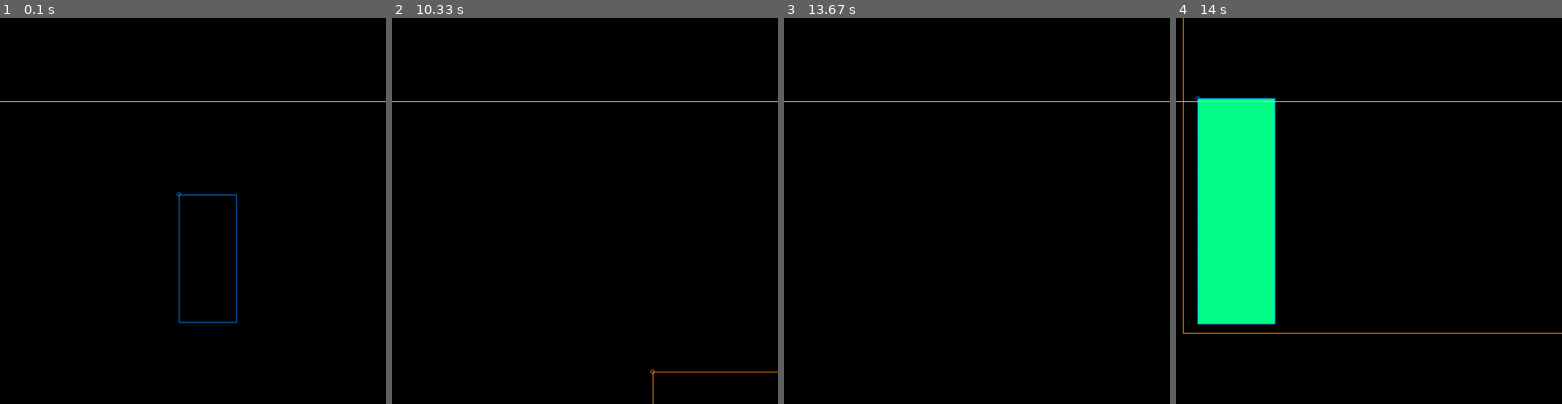
Above: before the commit, frames 1-4 (left to right).
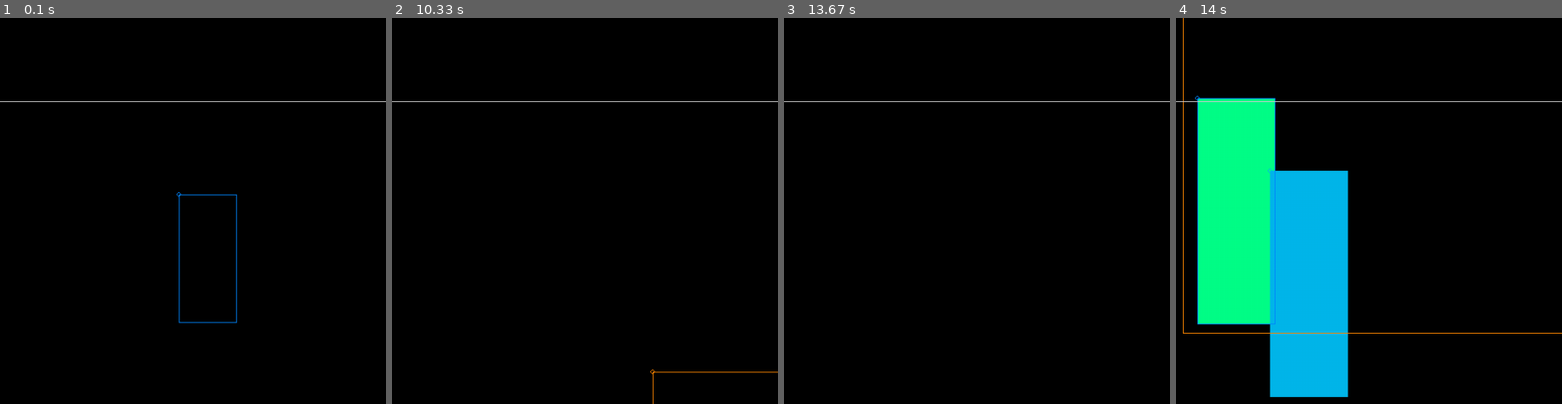
Above: after the commit, the same moments.

Repository: jancoufal/pyshards
Game: pygame game, started from interview-amazon-1.py
The game is run twice, just before and just after one commit, with the same random seed, the same clock (stepped at 60 frames per second) and the same inputs.
Inputs:
- Up to frame 1 (0.1 s): no input
- Up to frame 2 (10.33 s): tap Enter at 0.33, 1.6, 2.48, 4.72, 7.47 s; type "an" at 0.67 s; type "n" at 1.27 s; type "a" at 1.92 s; type "r" at 3.98 s; type "o" at 6.63 s; type "i" at 9.63 s
- Up to frame 3 (13.67 s): tap Enter at 10.53 s; type "t" at 12.87 s
- Up to frame 4 (14 s): tap Enter at 13.83 s
The pictures show only the part of the screen within x 0-50%, y 39-89%; the shares and areas given below are measured in that part.

Frames 1-3 are identical in both runs. In frame 4, 12% of the frame differs, in the area x 23-45%, y 38-99%.

Commit message:
amazon interview test - overlapping rectangles - two implementations

Diff:
--- a/interview-amazon-1.py
+++ b/interview-amazon-1.py
@@ -17,28 +17,32 @@
 
 	done = False
 	draw = True
+	clock = pygame.time.Clock()
 	while not done:
+
+		# clock.tick(100)
+		# draw = True
 
 		if draw:
 			draw = False
 
 			r1 = get_random_rect(*boundaries, ColorEnum.RECT_ORANGE)
 			r2 = get_random_rect(*boundaries, ColorEnum.RECT_BLUE)
+
 			r3 = get_overlapped_rect(r1, r2, ColorEnum.RECT_GREEN)
-
-			print(f"{r1}, {r2}, {r3}")
+			r4 = get_overlapped_rect_2(r1, r2, ColorEnum.RECT_CYAN)
+
+			print(f"{r1!r}, {r2!r}")
 
 			# draw & map to viewport
-
 			screen.fill(ColorEnum.BACKGROUND.color)
-
 			if r3 is not None:
 				draw_rect(screen, r3.move(*translate_by.xy), width=0)
+			if r4 is not None:
+				draw_rect(screen, r4.move(600, 600), width=0)
 			draw_rect(screen, r1.move(*translate_by.xy))
 			draw_rect(screen, r2.move(*translate_by.xy))
-
 			draw_axes(screen, translate_by)
-
 			pygame.display.flip()
 
 		for event in pygame.event.get():
@@ -76,6 +80,7 @@
 	return MyRect(x[0], y[0], x[1], y[1], color_enum)
 
 
+# my impl
 def get_overlapped_rect(r1, r2, color_enum):
 	x1, y1, x2, y2 = None, None, None, None
 
@@ -101,6 +106,25 @@
 
 	if x1 is None or y1 is None or x2 is None or y2 is None:
 		return None
+
+	return MyRect(x1, y1, x2, y2, color_enum)
+
+
+# https://www.geeksforgeeks.org/intersecting-rectangle-when-bottom-left-and-top-right-corners-of-two-rectangles-are-given/
+def get_overlapped_rect_2(r1, r2, color_enum):
+
+	# gives bottom-left point
+	x1 = max(r1.p1.x, r2.p1.x)
+	y1 = max(r1.p1.y, r2.p1.y)
+
+	# gives top-right point
+	x2 = min(r1.p2.x, r2.p2.x)
+	y2 = min(r1.p2.y, r2.p2.y)
+
+	# no intersection
+	if x1 > x2 or y1 > y2:
+		return None
+		# return MyRect(x1, y1, x2, y2, ColorEnum.RECT_RED)
 
 	return MyRect(x1, y1, x2, y2, color_enum)
 
@@ -142,6 +166,9 @@
 
 	def __str__(self):
 		return f"rectangle({self.p1}, {self.p2}, {self.color})"
+
+	def __repr__(self):
+		return f"MyRect({self.p1.x}, {self.p1.y}, {self.p2.x}, {self.p2.y}, {self.color})"
 
 	def _normalize_points(self):
 		p1 = MyPoint(min(self.p1.x, self.p2.x), min(self.p1.y, self.p2.y))
@@ -183,6 +210,7 @@
 	RECT_ORANGE = pygame.color.Color("#ff8800")
 	RECT_BLUE = pygame.color.Color("#0088ff")
 	RECT_GREEN = pygame.color.Color("#00ff88")
+	RECT_CYAN = pygame.color.Color("#00b7eb")
 	RECT_RED = pygame.color.Color("#ff0000")
 	AXIS_X = pygame.color.Color("#cccccc")
 	AXIS_Y = pygame.color.Color("#cccccc")
